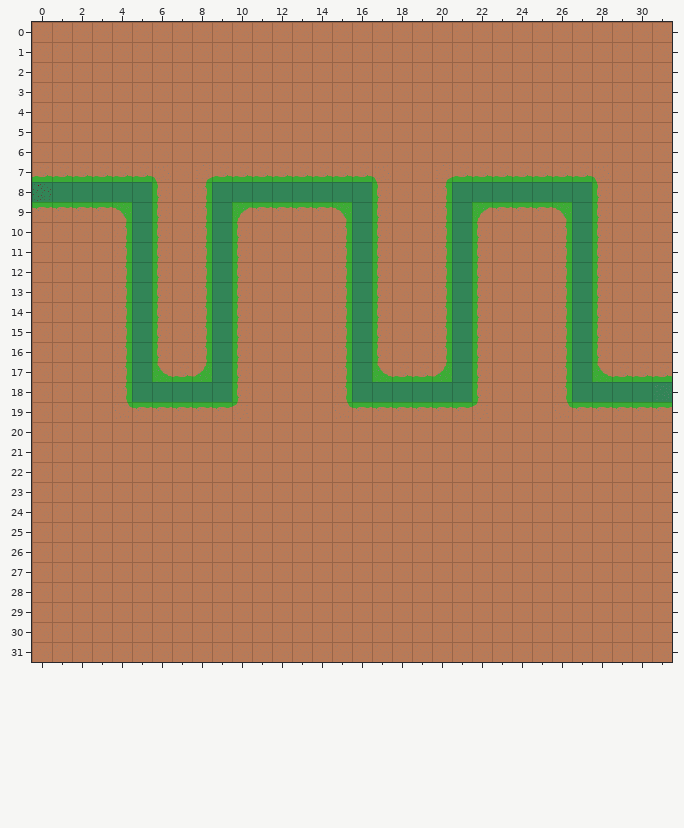
A Tiled map gets an edit: tower-defense/tower-defense-android/assets/data/world/level1/level.tmx. The picture above is the old version.
Cells are 32x32 px. Shown: x 0..31, y 0..31.
The same view after the edit:
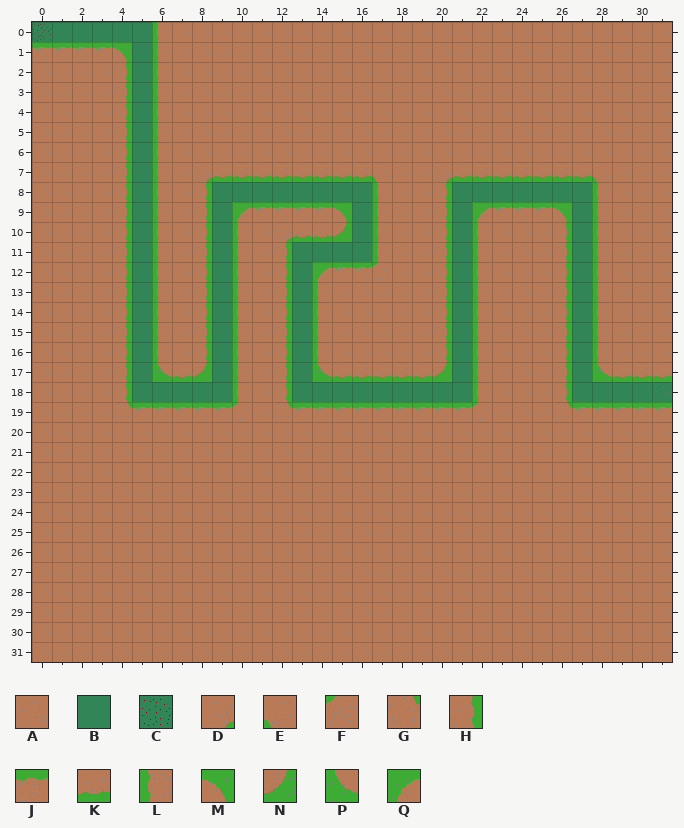
Key: from "tiles": A 0, B 4, C 5, D 7, E 8, F 9, G 10, H 12, J 13, K 14, L 15, M 16, N 17, P 18, Q 19.
_ is an empty cell, # one hidden under a higher layer, . an unchanged one.
Change:
--- layer "Ground"
@@ x 0..17 @@
- 0 ......A...........
- 1 AAAAA.A...........
- 2 ....A.A...........
- 3 ....A.A...........
- 4 ....A.A...........
- 5 ....A.A...........
- 6 ....A.A...........
- 7 KKKKKKE...........
- 8 ....#.............
- 9 JJJJM.............
-10 ............AAAH..
-11 ............A..H..
-12 ............A.AH#L
-13 ............A.AH.L
-14 ............A.AH.L
-15 ............A.AH.L
-16 ............A.AH.L
-17 ............A.AH#P
-18 ............A..H..
-19 ............AAAG..
+ 0 ......L...........
+ 1 JJJJM.L...........
+ 2 ....H.L...........
+ 3 ....H.L...........
+ 4 ....H.L...........
+ 5 ....H.L...........
+ 6 ....H.L...........
+ 7 AAAAH#L...........
+ 8 ....H.............
+ 9 AAAAH.............
+10 ............DKKN..
+11 ............H..#..
+12 ............H.QJJF
+13 ............H.LA.A
+14 ............H.LA.A
+15 ............H.LA.A
+16 ............H.LA.A
+17 ............H.PKKK
+18 ............H..#..
+19 ............GJJJ..
--- layer "Path"
@@ x 0..5 @@
- 0 ______
- 1 ....._
- 2 ....._
- 3 ....._
- 4 ....._
- 5 ....._
- 6 ....._
- 7 ....._
- 8 CBBBB.
+ 0 CBBBBB
+ 1 .....B
+ 2 .....B
+ 3 .....B
+ 4 .....B
+ 5 .....B
+ 6 .....B
+ 7 .....B
+ 8 _____.
@@ x 13..16 @@
-11 ___.
-12 _..B
-13 _..B
-14 _..B
-15 _..B
-16 _..B
-17 _..B
-18 ___.
+11 BBB.
+12 B.._
+13 B.._
+14 B.._
+15 B.._
+16 B.._
+17 B.._
+18 BBB.
Boxes around the changes in both pictures, in picture pixels (x1, y1, x2, y2):
changed: (32, 22, 172, 222)
changed: (272, 222, 392, 422)
